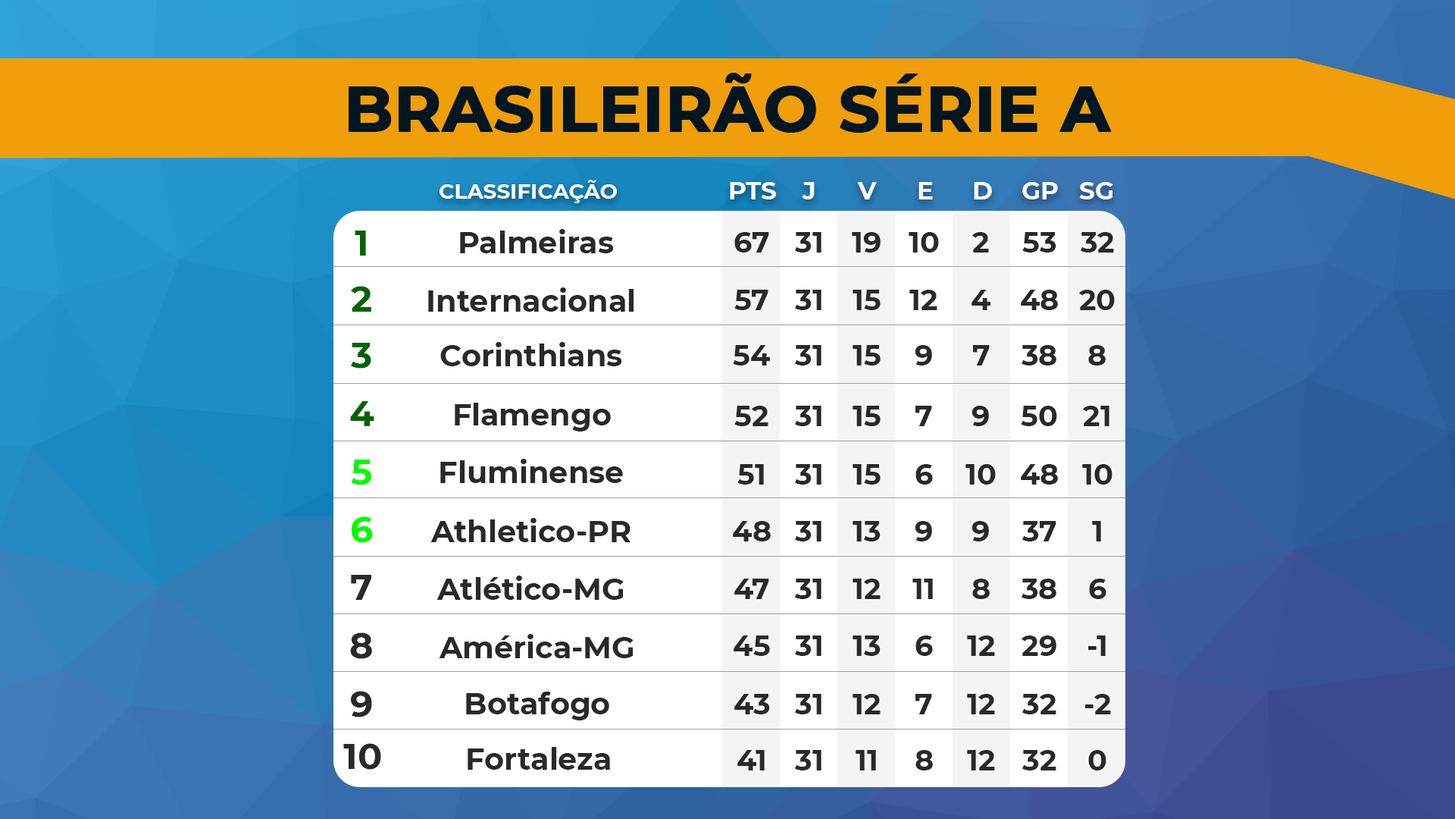
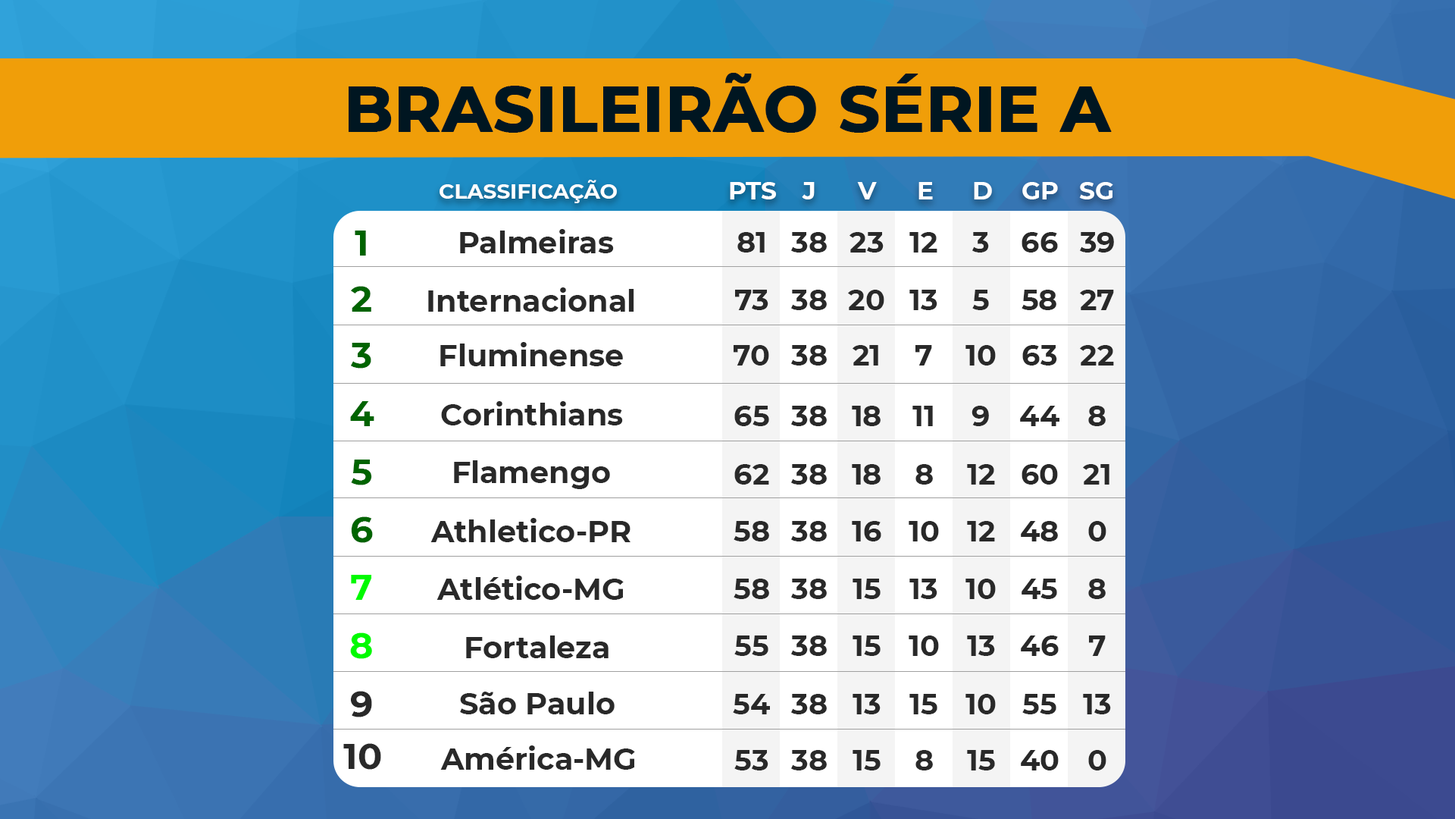
Layers edited between the first and the second 1455x819 image:
painted on "COLOCACAO3" over box(440, 341, 624, 367)
painted on "COLOCACAO4" over box(441, 400, 624, 432)
painted on "COLOCACAO5" over box(440, 458, 624, 489)
painted on "COLOCACAO8" over box(438, 633, 634, 658)
painted on "COLOCACAO9" over box(460, 691, 615, 721)
painted on "COLOCACAO10" over box(440, 745, 636, 770)
painted on "PONTOS1" over box(734, 231, 770, 253)
painted on "PONTOS3" over box(732, 344, 771, 366)
painted on "PONTOS5" over box(734, 463, 770, 485)
painted on "PONTOS6" over box(732, 520, 771, 542)
painted on "PONTOS8" over box(733, 635, 771, 656)
painted on "PONTOS9" over box(732, 693, 771, 715)
painted on "JOGOS1" over box(791, 231, 827, 253)
painted on "JOGOS2" over box(791, 289, 827, 311)
painted on "JOGOS3" over box(791, 344, 827, 366)
painted on "VITORIAS2" over box(848, 289, 885, 311)
painted on "GP1" over box(1021, 231, 1059, 253)
painted on "GP2" over box(1021, 289, 1059, 311)
painted on "GP3" over box(1021, 344, 1058, 366)
painted on "GP4" over box(1020, 405, 1060, 426)
painted on "GP5" over box(1021, 463, 1059, 485)
painted on "GP6" over box(1021, 520, 1059, 542)
painted on "GP8" over box(1021, 635, 1059, 656)
painted on "GP10" over box(1021, 749, 1059, 771)
…and 53 more changes (53 painted)
